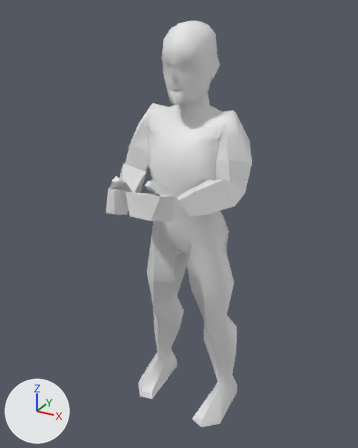
Two versions of the FBX model Contents/mods/Mixology/42/media/anims_X/Bob/TTRP-ChugjugIdle.fbx, one commit apart.
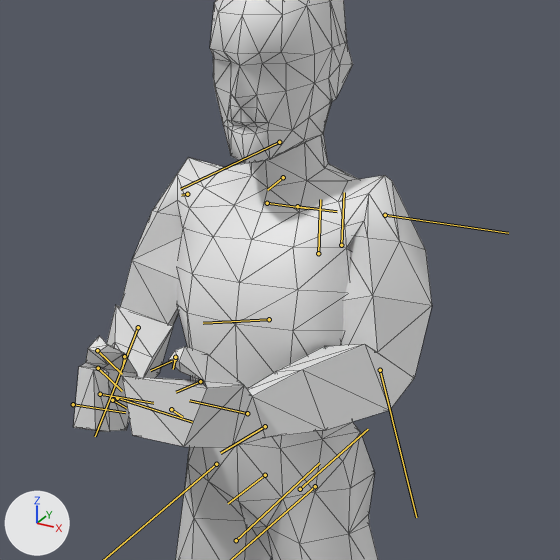
Old and new are each drawn whole from a 50 mm camera at (0.515, -0.952, 1.012) aimed at (0.006, -0.026, 0.549) and again close up on the part from 21% to 85% of the width and 9% to 60% of the height. Every picture has the same lights, and +X, +Y and +Z are marked at lower left. Both versions are drawn at frame 29 of the action 'TTRP_ChugJugIdle'; the numbers are the values there. The bones that bend it are drawn over the model as lines in the close-ups. The close-ups show mesh edges as thin lines.

Objects in the first close-up: 'Body_NoDress'.
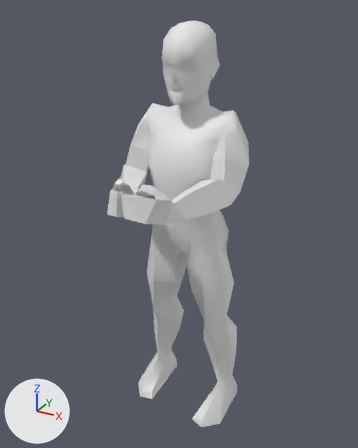
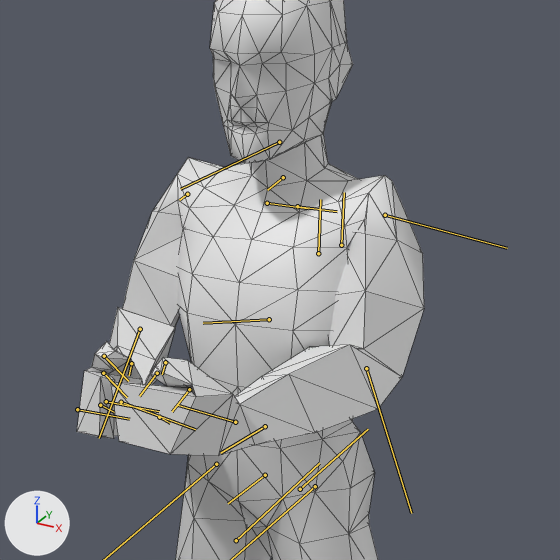
Boxes [x1, y1, x2, y2] around the edits, measured in the close-ups (560 x 560 px):
'Body_NoDress', posed
    before: [73, 0, 432, 560]
    after: [77, 0, 424, 560]
bone 'Bip01_L_UpperArm', root to tip
    before: (385, 215) to (508, 233)
    after: (385, 215) to (507, 248)
bone 'Bip01_L_Forearm', root to tip
    before: (380, 370) to (416, 517)
    after: (366, 368) to (411, 513)
bone 'Bip01_L_Hand', root to tip
    before: (247, 413) to (189, 400)
    after: (235, 422) to (177, 405)
bone 'Bip01_L_Finger0', root to tip
    before: (200, 381) to (176, 392)
    after: (189, 389) to (172, 411)
bone 'Bip01_R_UpperArm', root to tip
    before: (187, 194) to (181, 195)
    after: (187, 194) to (179, 200)
bone 'Bip01_R_Forearm', root to tip
    before: (138, 327) to (95, 436)
    after: (140, 329) to (99, 438)

What the commit changed:
Bone 'Bip01_L_UpperArm' (bone_bip01_l_upperarm) turns from (-22, 61, -63) to (-31, 58, -73) degrees about its own x, y and z.
Bone 'Bip01_L_Forearm' (bone_bip01_l_forearm) turns from (0, 0, -59) to (0, 0, -50) degrees about its own x, y and z.
Bone 'Bip01_L_Hand' (bone_bip01_l_hand) turns from (-19, 23, -33) to (-23, 26, -34) degrees about its own x, y and z.
Bone 'Bip01_L_Finger0' (bone_bip01_l_finger0) turns from (0, 0, 0) to (15, -4, 18) degrees about its own x, y and z.
Bone 'Bip01_R_UpperArm' (bone_bip01_r_upperarm) turns from (19, -59, -58) to (23, -59, -63) degrees about its own x, y and z.
Bone 'Bip01_R_Forearm' (bone_bip01_r_forearm) turns from (0, 0, -56) to (0, 0, -52) degrees about its own x, y and z.
